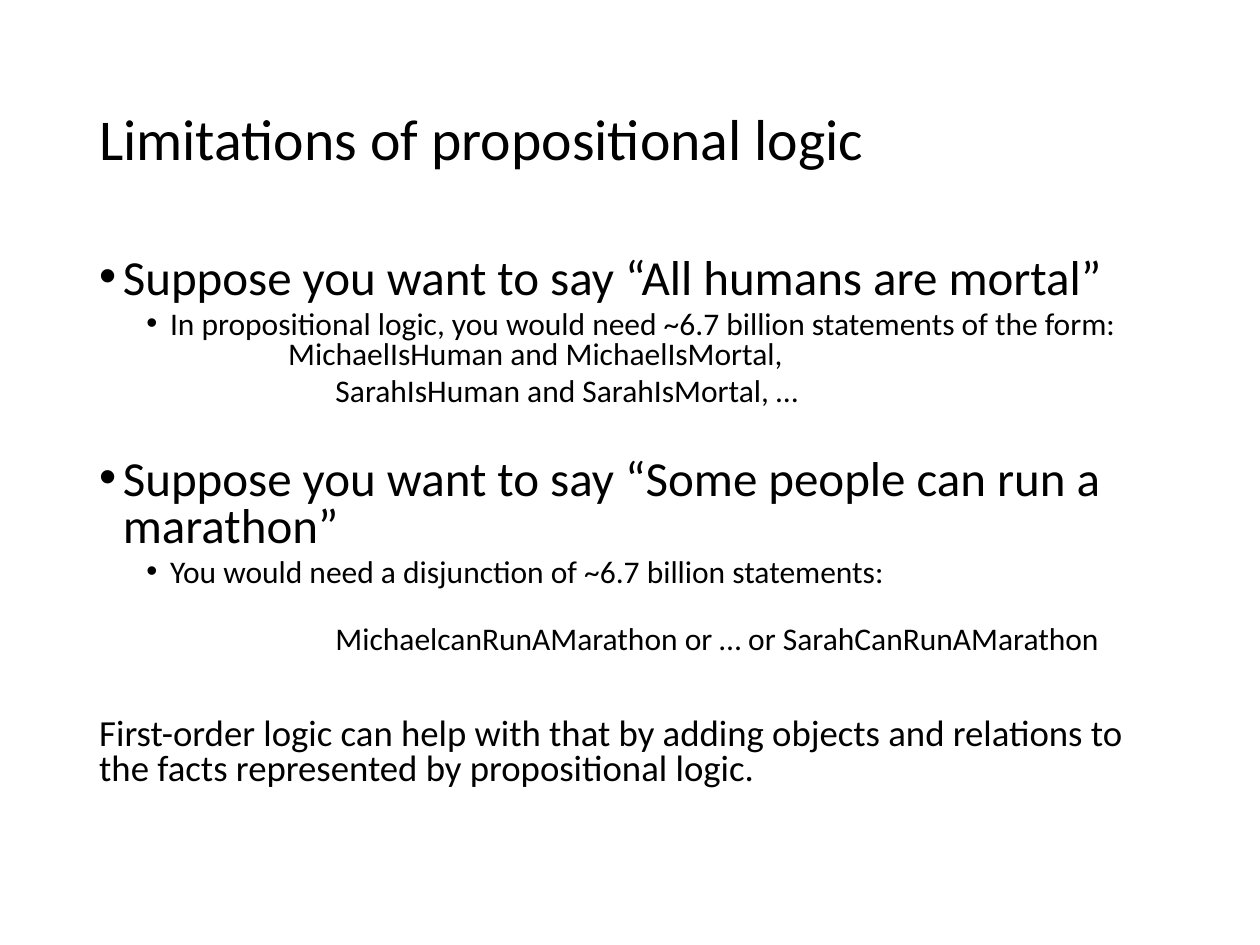
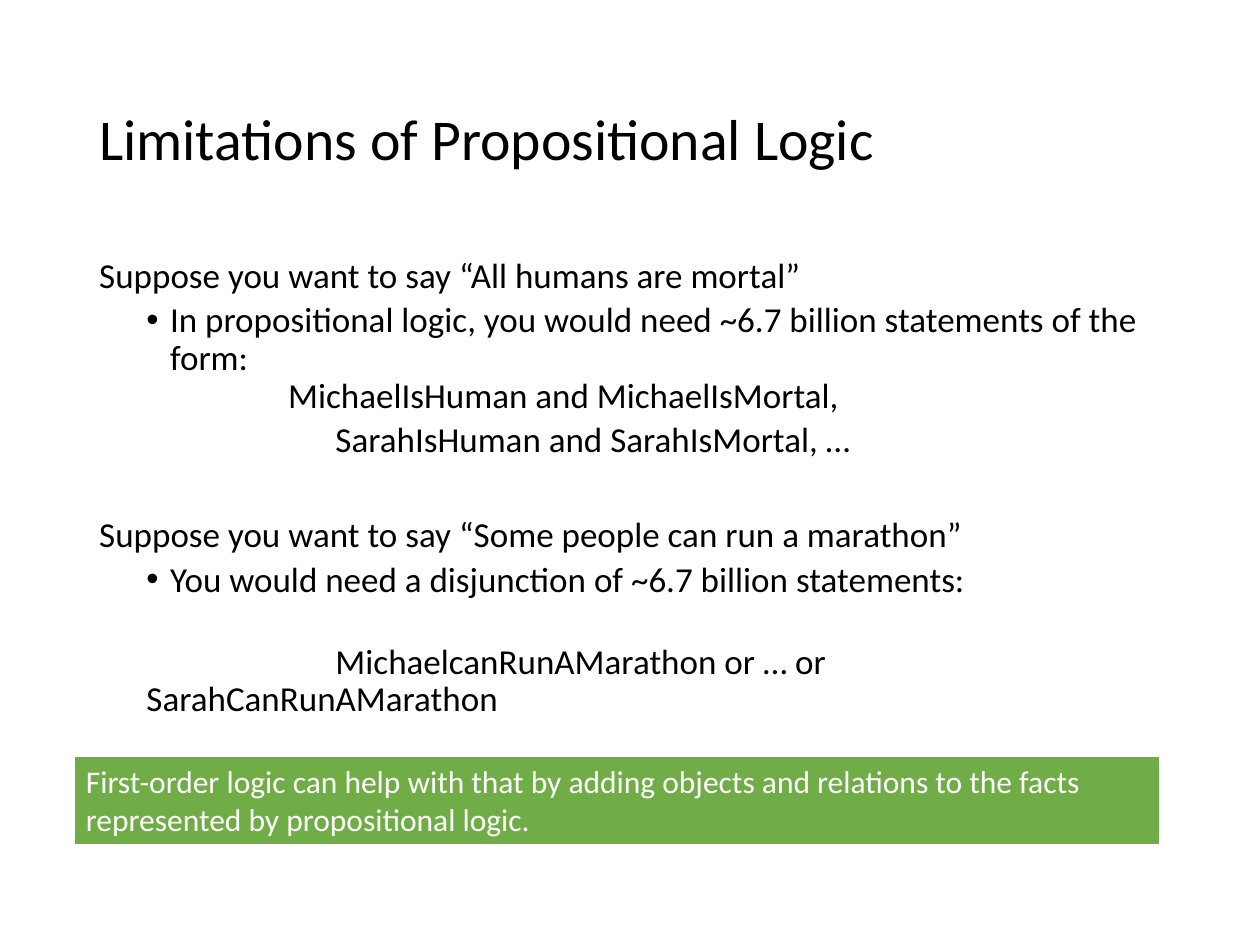
Before and after one commit to mhahsler/CS7320-AI, a slide deck: slide 26 of slides/07_knowledge-based.pptx. Drawn at 1260x945 pixels with LibreOffice and Linux fonts; fonts in the diff are those of the drawing. Boxes give left, top, right and bottom in pixels: in the first picture for what was removed or moved away, otherwise in the second. Text is boxed around its words. In the diff, an @@ line names an element or a change of style, - is before the commit and + after.

```diff
--- a/slides/07_knowledge-based.pptx
+++ b/slides/07_knowledge-based.pptx
@@ title at <box>99,120,873,170</box>: text changed @@
-Limitations of propositional logic
+Limitations of Propositional Logic
@@ text "Suppose you want to say ..." at <box>99,263,1137,712</box>: size 28 to 20 pt in "Suppose you want to say “All humans ...", "Suppose you want to say “Some people ..."; size 18 to 20 pt in "In propositional logic, you would need ~6.7 ...", "SarahIsHuman and SarahIsMortal, …", "You would need a disjunction of ~6.7 ...", "MichaelcanRunAMarathon or … or SarahCanRunAMarathon"; bullet • to none; line spacing 0.8 to 0.9 @@
@@ text at <box>99,720,1122,788</box>: paragraph removed @@
-First-order logic can help with that by adding objects and relations to the facts represented by propositional logic.
@@ rectangle added at <box>73,756,1159,845</box>, fill #70AD47, outline #FFFFFF 1.5 pt, 18 pt, text #FFFFFF @@
+First-order logic can help with that by adding objects and relations to the facts represented by propositional logic.
```
Also in this commit, not shown: 13 other slides changed, 1 other file.
